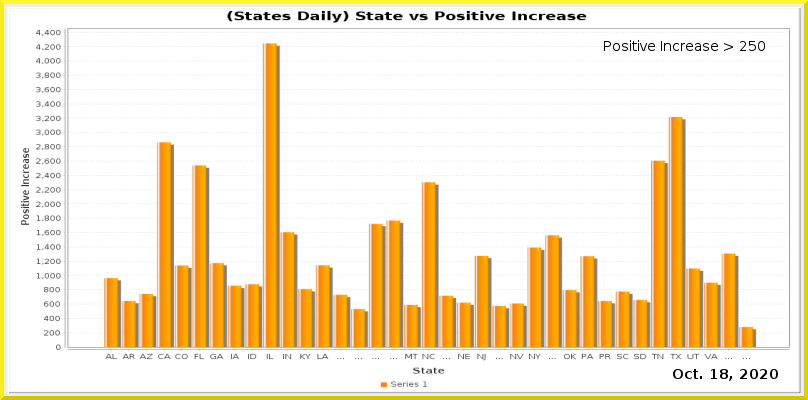
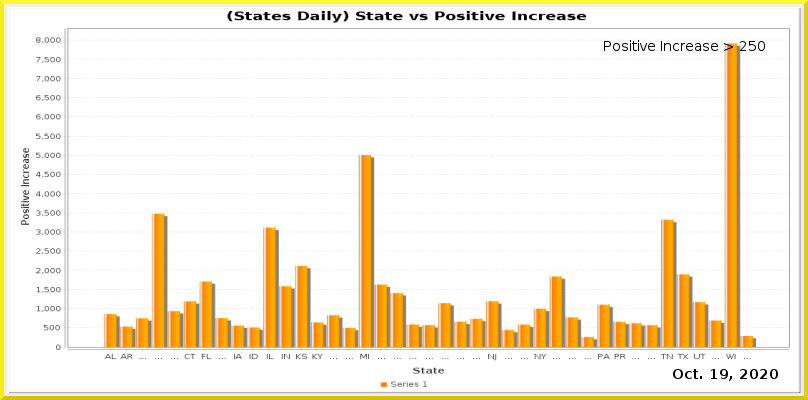
Layered file, before and after one edit (808px x 400px). Changes by layer:
painted on "Current Date" over (x1=720, y1=369, x2=728, y2=379)
painted on "Date_vs_TestIncrease.png" over (x1=36, y1=29, x2=790, y2=361)
